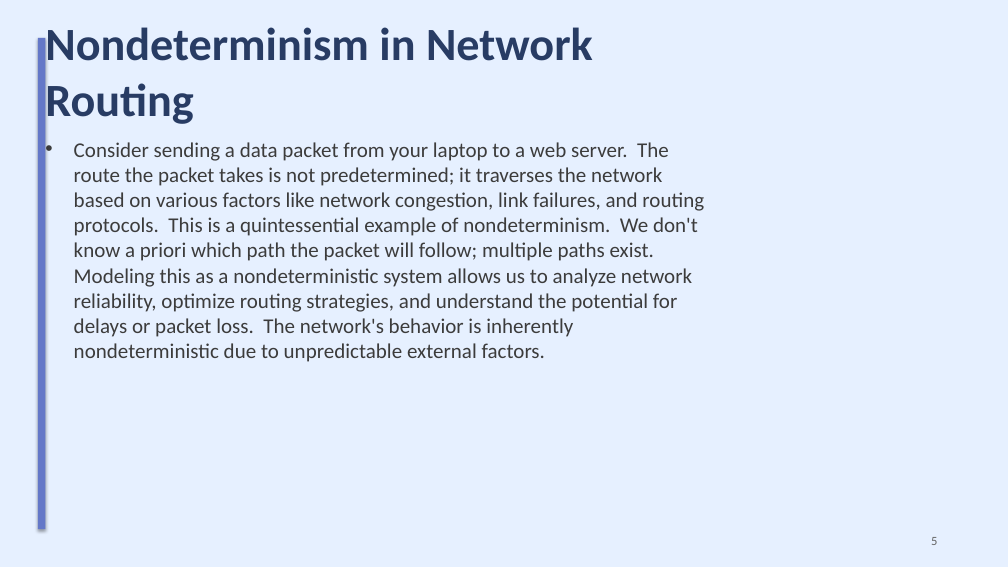
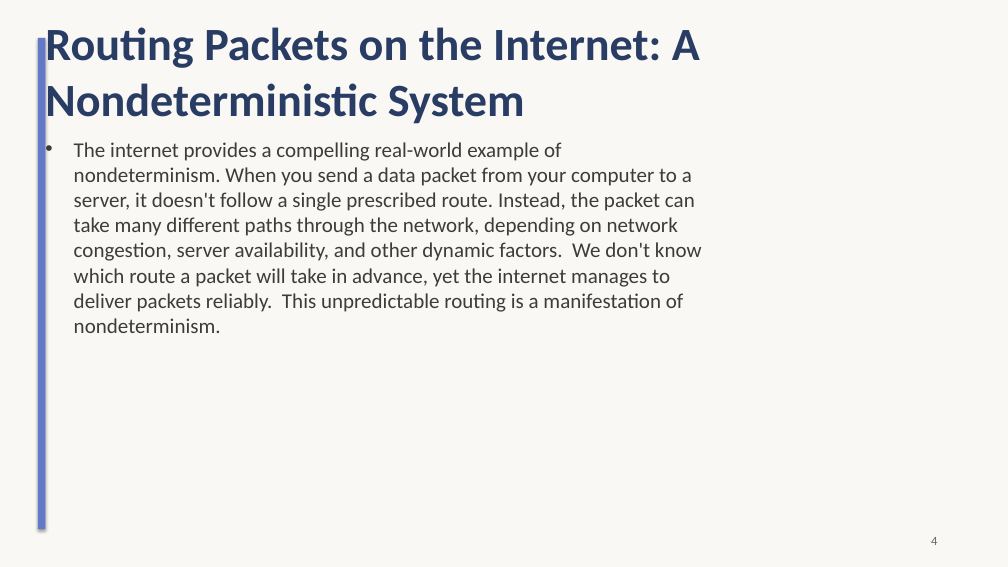
Before and after one commit to sanskarsri26/pdf-to-lecture, a slide deck: slide 4 of Styled_Slides.pptx (slide 5 before the commit). Drawn at 1008x567 pixels with LibreOffice and Linux fonts; fonts in the diff are those of the drawing. Boxes give left, top, right and bottom in pixels: in the first picture for what was removed or moved away, otherwise in the second. Text is boxed around its words. In the diff, an @@ line names an element or a change of style, - is before the commit and + after.

```diff
--- a/Styled_Slides.pptx
+++ b/Styled_Slides.pptx
@@ background #E6F0FF to #FAF8F5 @@
@@ title at (x1=45, y1=27, x2=700, y2=127): text changed @@
-Nondeterminism in Network Routing
+Routing Packets on the Internet: A Nondeterministic System
@@ text at (x1=74, y1=142, x2=702, y2=333): text changed @@
-• Consider sending a data packet from your laptop to a web server. The route the packet takes is not predetermined; it traverses the network based on various factors like network congestion, link failures, and routing protocols. This is a quintessential example of nondeterminism. We don't know a priori which path the packet will follow; multiple paths exist. Modeling this as a nondeterministic system allows us to analyze network reliability, optimize routing strategies, and understand the potential for delays or packet loss. The network's behavior is inherently nondeterministic due to unpredictable external factors.
+• The internet provides a compelling real-world example of nondeterminism. When you send a data packet from your computer to a server, it doesn't follow a single prescribed route. Instead, the packet can take many different paths through the network, depending on network congestion, server availability, and other dynamic factors. We don't know which route a packet will take in advance, yet the internet manages to deliver packets reliably. This unpredictable routing is a manifestation of nondeterminism.
@@ text at (x1=931, y1=537, x2=937, y2=545): text changed @@
-5
+4
```
Also in this commit, not shown: 7 other slides changed, 1 slide added, 1 slide removed, 6 other files.
